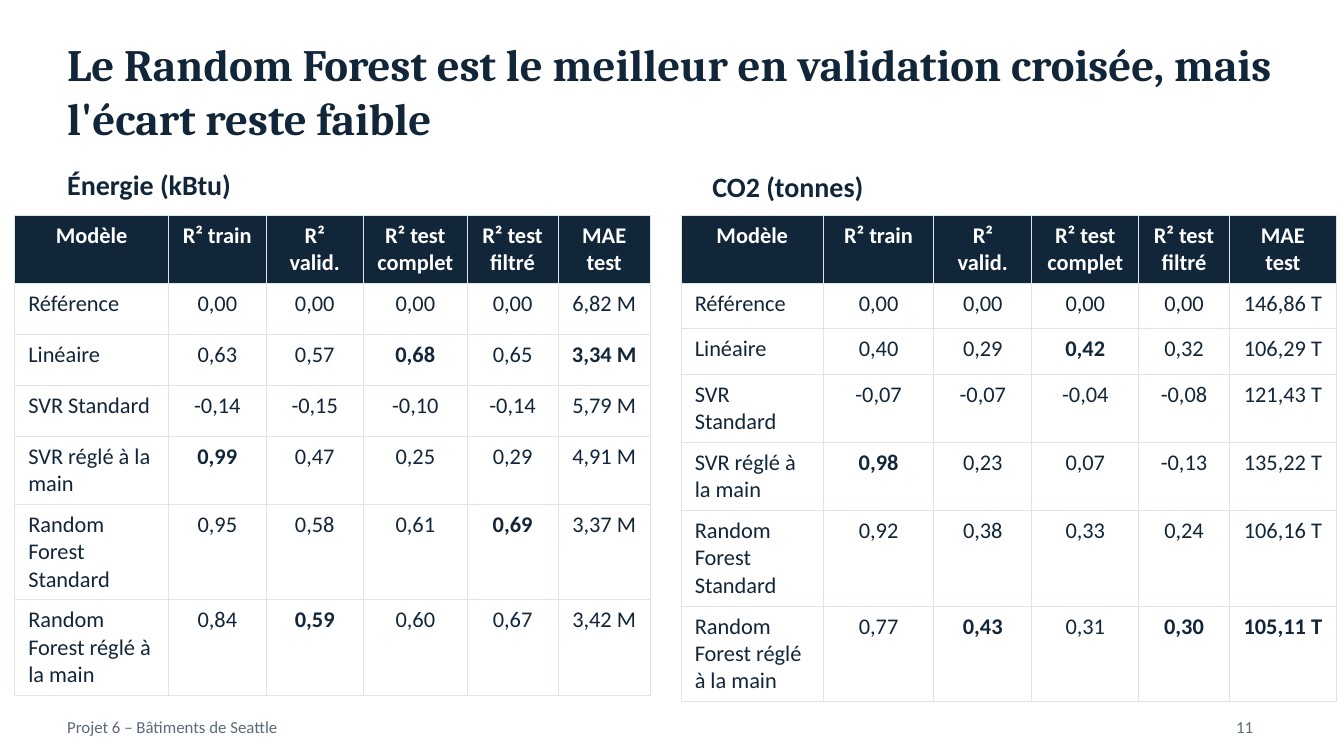
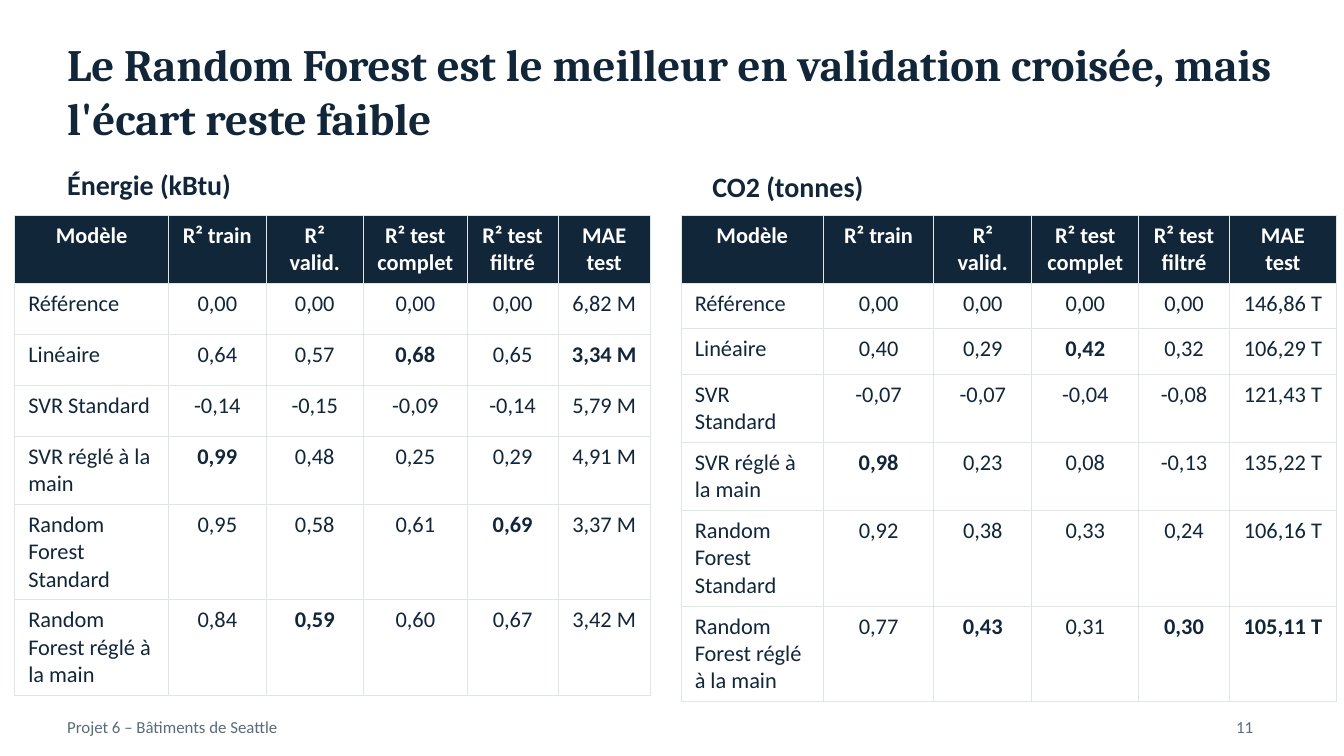
Before and after one commit to Bideau-b/projet6_Anticipez_les_besoins_en_consommation_de_b-timents, a slide deck: slide 11 of Bideau_Benjamin_2_présentation_11_2026.pptx. Drawn at 1344x756 pixels with LibreOffice and Linux fonts; fonts in the diff are those of the drawing. Boxes give left, top, right and bottom in pixels: in the first picture for what was removed or moved away, otherwise in the second. Text is boxed around its words. In the diff, an @@ line names an element or a change of style, - is before the commit and + after.

```diff
--- a/Bideau_Benjamin_2_présentation_11_2026.pptx
+++ b/Bideau_Benjamin_2_présentation_11_2026.pptx
@@ table at <box>15,215,652,691</box> @@
-row 3, column 2: 0,63
+row 3, column 2: 0,64
-row 4, column 4: -0,10
+row 4, column 4: -0,09
-row 5, column 3: 0,47
+row 5, column 3: 0,48
@@ table at <box>681,215,1337,696</box> @@
-row 5, column 4: 0,07
+row 5, column 4: 0,08
```
Also in this commit, not shown: 1 other slide changed.
